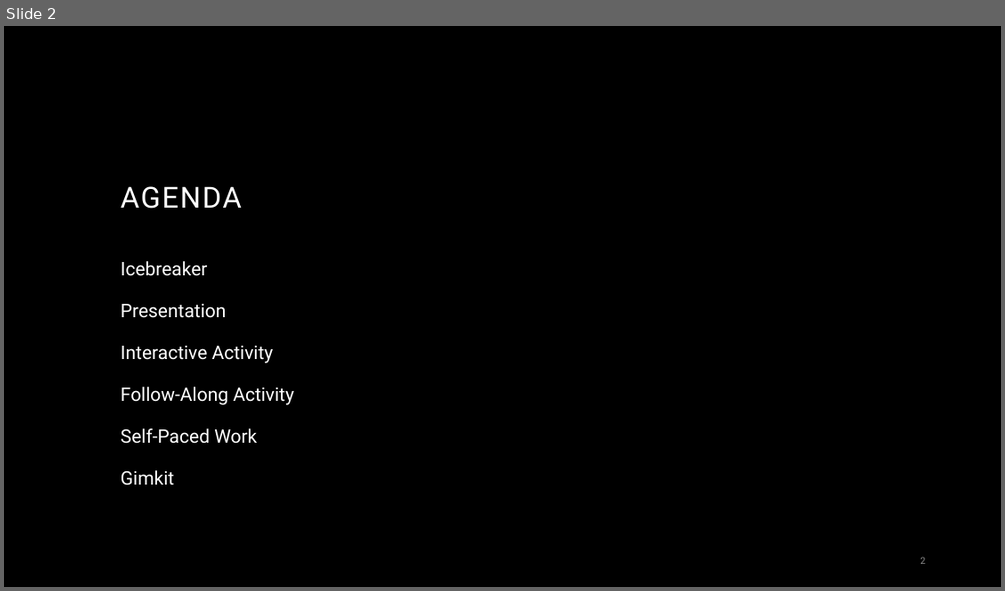
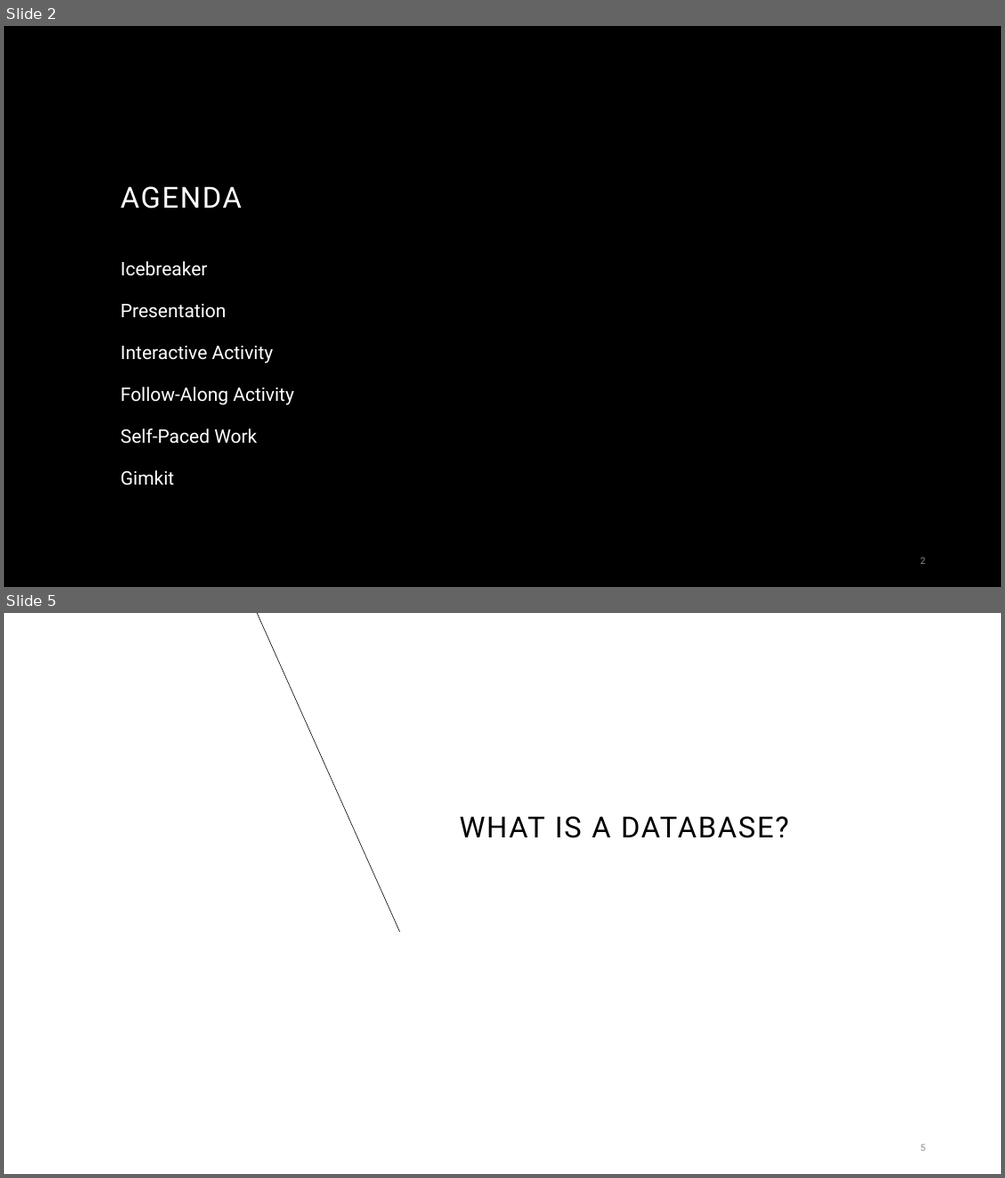
Before and after one commit to hytechcamps/databases, a slide deck: Databases.pptx. Shown one above the other, each under a label of ours: slide 2 before the commit, slides 2 and 5 after it; the slides between them are not shown. The pictures are 1005x591 and 1005x1178 pixels, drawn with LibreOffice and Linux fonts; fonts in the diff are those of the drawing; background and template pictures are left out. Boxes give left, top, right and bottom in pixels: in the first picture for what was removed or moved away, otherwise in the second. Text is boxed around its words. In the diff, an @@ line names an element or a change of style, - is before the commit and + after.

```diff
--- a/Databases.pptx
+++ b/Databases.pptx
@@ slide 5 added at box(4, 613, 1001, 1174), background #FFFFFF @@
@@ line added from (399, 932) to (257, 613), #000000 0.5 pt @@
@@ title added at box(460, 816, 789, 838), 28 pt, text #000000 @@
+WHAT IS A DATABASE?
@@ page number added at box(920, 1143, 925, 1151), 9 pt, text #8C8C8C @@
+5
```
Also in this commit, not shown: 2 slides changed, 9 other slides added, 9 slides removed, 33 other files.
